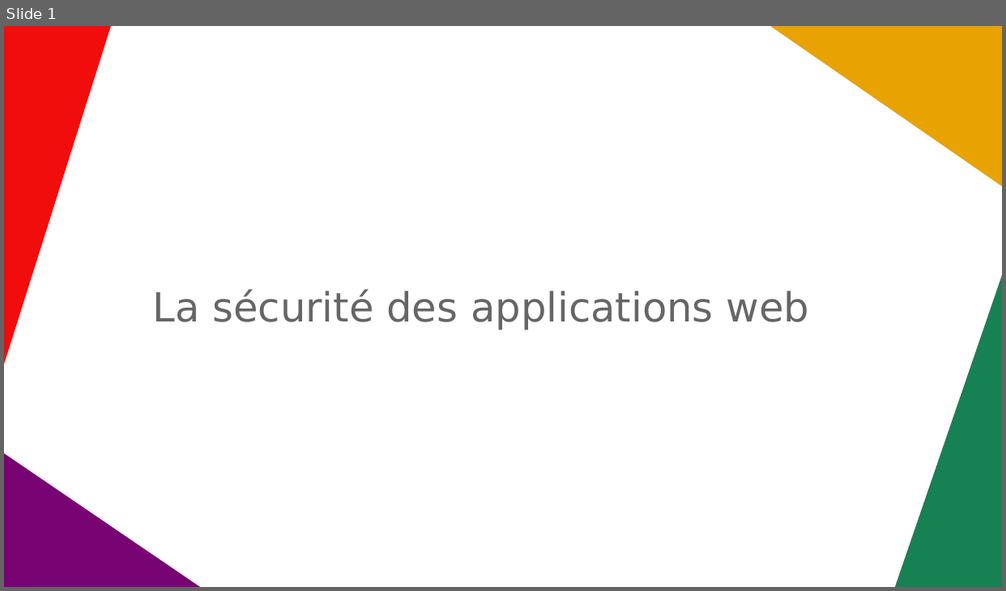
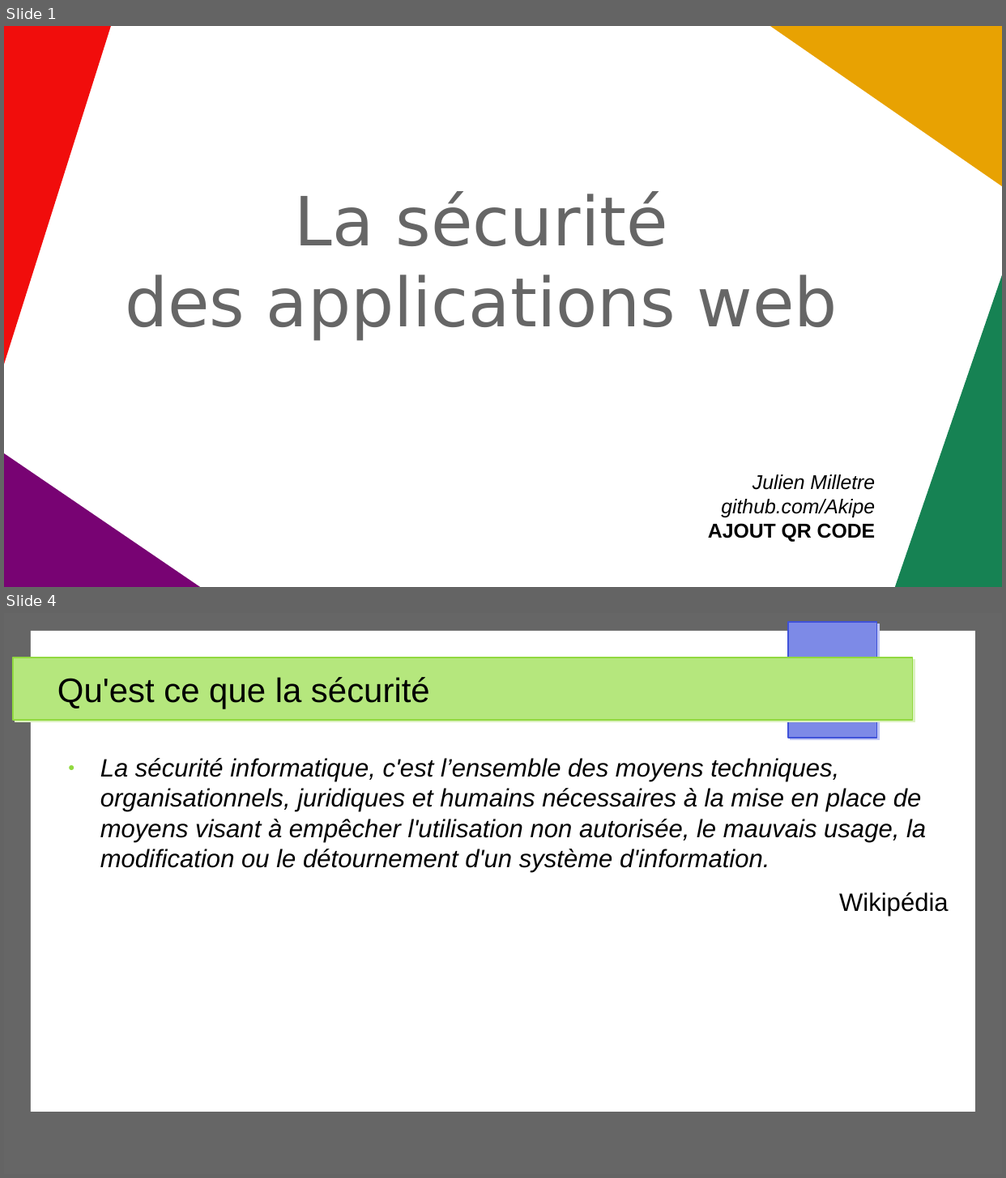
Before and after one commit to Akipe/abc_2105, a slide deck: other/presentations/securite_app_web/presentation_securite_app_web_v2.odp. Shown one above the other, each under a label of ours: slide 1 before the commit, slides 1 and 4 after it; the slides between them are not shown. The pictures are 1006x591 and 1006x1178 pixels, drawn with LibreOffice and Linux fonts; fonts in the diff are those of the drawing. Boxes give left, top, right and bottom in pixels: in the first picture for what was removed or moved away, otherwise in the second. Text is boxed around its words. In the diff, an @@ line names an element or a change of style, - is before the commit and + after.

```diff
--- a/other/presentations/securite_app_web/presentation_securite_app_web_v2.odp
+++ b/other/presentations/securite_app_web/presentation_securite_app_web_v2.odp
@@ slide 4 added at [4, 613, 1002, 1174], background #FFFFFF @@
@@ rectangle added at [4, 613, 1002, 1174], fill #666666 @@
@@ rectangle added at [32, 631, 976, 1112], fill #FFFFFF @@
@@ rectangle added at [788, 622, 877, 738], fill #7D8AE7, outline #3F52D9 0.85 pt @@
@@ rectangle added at [13, 658, 913, 720], fill #B5E77D, outline #91D93F 0.85 pt @@
@@ title added at [57, 677, 430, 709], 27 pt, text #000000 @@
+Qu'est ce que la sécurité
@@ text added at [100, 758, 948, 916], 20 pt, text #000000, italic @@
+● La sécurité informatique, c'est l’ensemble des moyens techniques, organisationnels, juridiques et humains nécessaires à la mise en place de moyens visant à empêcher l'utilisation non autorisée, le mauvais usage, la modification ou le détournement d'un système d'information.
+Wikipédia
@@ slide 1 changed as well @@
@@ subtitle at [125, 191, 837, 340]: text changed; size 32 to 54 pt @@
-La sécurité des applications web
+La sécurité
+des applications web
@@ text added at [708, 475, 876, 542], 16 pt, text #000000, italic @@
+Julien Milletre
+github.com/Akipe
+AJOUT QR CODE
```
Also in this commit, not shown: 1 other slide changed, 16 other slides added, 1 slide removed, 8 other files.
